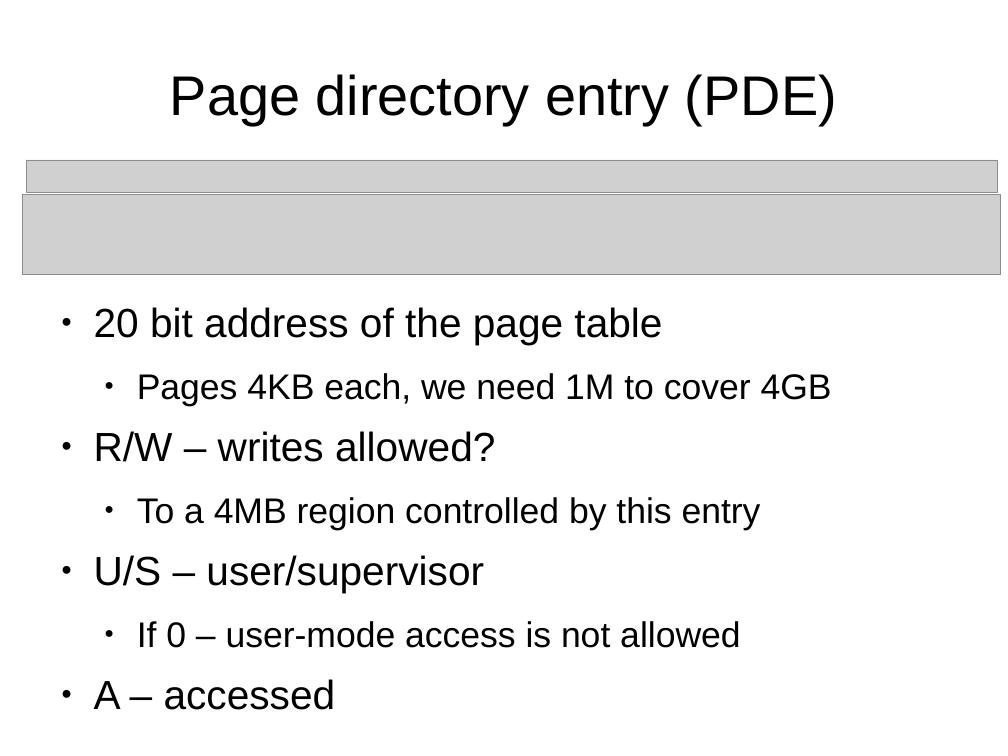
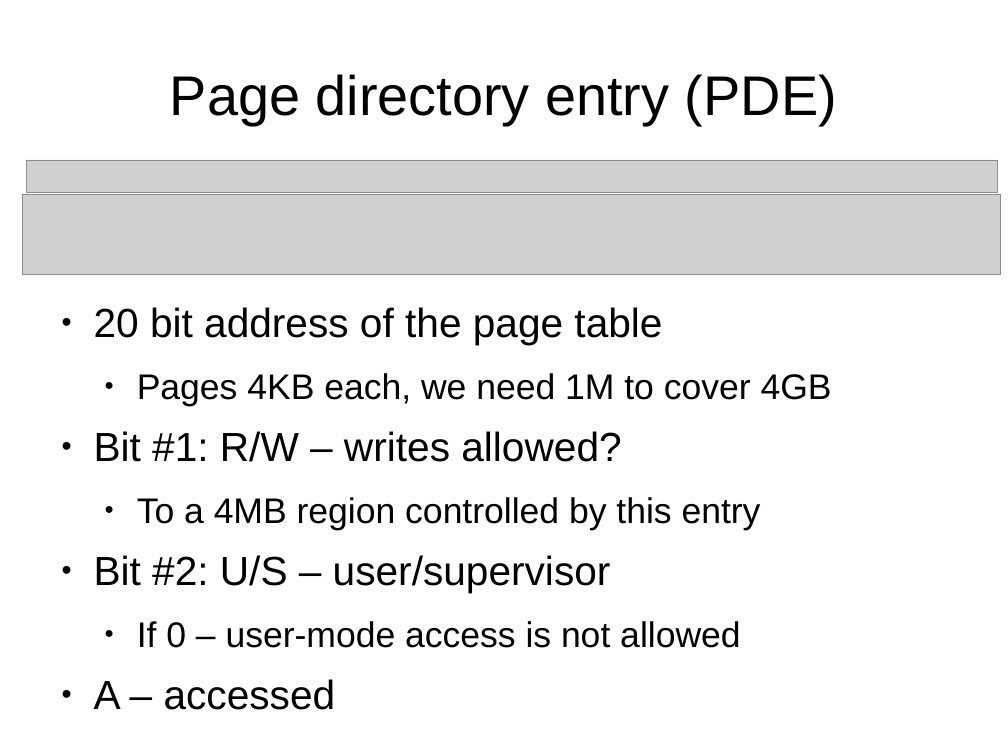
Before and after one commit to antonburtsev/cs5460, a slide deck: slide 19 of lecture06-address-translation-part2/lecture06-address-translation-part2.odp (slide 38 before the commit). Drawn at 1008x756 pixels with LibreOffice and Linux fonts; fonts in the diff are those of the drawing; grey boxes stand for pictures. Boxes give left, top, right and bottom in pixels: in the first picture for what was removed or moved away, otherwise in the second. Text is boxed around its words. In the diff, an @@ line names an element or a change of style, - is before the commit and + after.

```diff
--- a/lecture06-address-translation-part2/lecture06-address-translation-part2.odp
+++ b/lecture06-address-translation-part2/lecture06-address-translation-part2.odp
@@ text at (94,431,621,462): text changed @@
-● R/W – writes allowed?
+● Bit #1: R/W – writes allowed?
@@ text at (94,555,611,593): text changed @@
-● U/S – user/supervisor
+● Bit #2: U/S – user/supervisor
```
Also in this commit, not shown: 6 other slides changed, 37 slides added, 29 slides removed, 23 other files.
